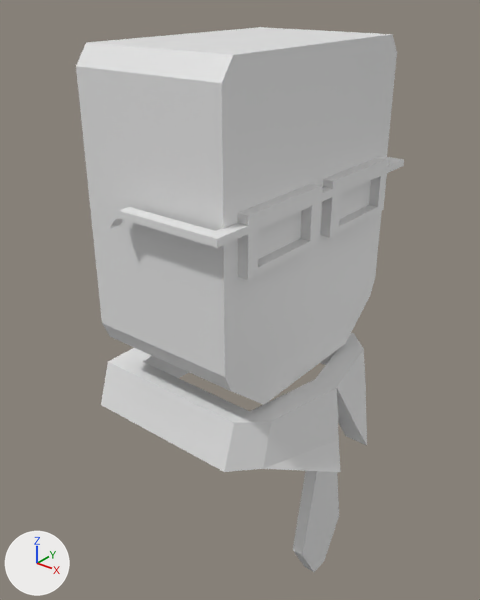
Before and after pictures for a commit that changed the FBX model Assets/Models/Characters/HeadEnterprenuer.fbx.
Rendered twice from a camera (50 mm lens) standing at (2.41, -3.1, 2.44) and looking at (-0.05, -0.02, 0.53). The lights are fixed; the arrows at lower left show +X, +Y and +Z. Where no turn or scale is listed for an object, it has been applied to the vertices.

The older version as bpy lines, for what is in view:
```python
me_cube_001 = bpy.data.meshes.new('Cube.001')
me_cube_001.from_pydata(...)  # 20 vertices, 18 faces; spans x -0.49..0.49, y -0.82..0.82, z -0.02..1.94
me_cube_002 = bpy.data.meshes.new('Cube.002')
me_cube_002.from_pydata(...)  # 38 vertices, 42 faces; spans x -0.76..0.75, y -0.77..0.77, z -0.28..0.19
me_cube_003 = bpy.data.meshes.new('Cube.003')
me_cube_003.from_pydata(...)  # 24 vertices, 22 faces; spans x -0.052..0.052, y -0.239..0.239, z -0.945..0.534
me_cube_004 = bpy.data.meshes.new('Cube.004')
me_cube_004.from_pydata(...)  # 112 vertices, 110 faces; spans x -0.57..0.18, y -0.94..0.94, z -0.2..0.14
ob_cube = bpy.data.objects.new('Cube', me_cube_001)
ob_cube.location = (0.0, 0.0, 0.204)
ob_cube_001 = bpy.data.objects.new('Cube.001', me_cube_002)
ob_cube_001.location = (0.11, 0.0, -0.042)
ob_cube_002 = bpy.data.objects.new('Cube.002', me_cube_003)
ob_cube_002.location = (0.628, 0.0, -0.461)
ob_cube_003 = bpy.data.objects.new('Cube.003', me_cube_004)
ob_cube_003.location = (0.37, 0.0, 1.282)
```
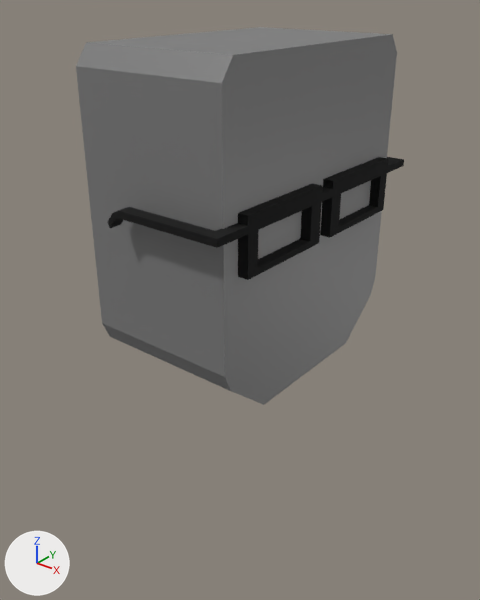
Pixel boxes (x1, y1, x2, y2) of what changed, in the pictures (480 x 600 px):
'Cube', recoloured: (76, 27, 397, 405) in both
'Cube.001', deleted: before (101, 333, 367, 472)
'Cube.003', recoloured (grey to black): (108, 157, 404, 280) in both
'Cube.002', deleted: before (293, 413, 339, 572)

Edits to the bpy script that builds the scene:
```text
Add mat_grayhead:
    mat_grayhead = principled_material('grayHead')
    mat_grayhead.base_color = (0.196, 0.196, 0.196)  # grey #7a7a7a
Add mat_glasses:
    mat_glasses = principled_material('glasses')
    mat_glasses.base_color = (0.0, 0.0, 0.0)  # black #000000
    mat_glasses.roughness = 1.0
Change me_cube_004:
    where me_cube_004.from_pydata(...)  # 112 vertices, 110 faces; spans x -0.57..0.18, y -0.94..0.94, z -0.2..0.14
    add me_cube_004.materials.append(mat_glasses)  # black #000000
Change me_cube_001:
    where me_cube_001.from_pydata(...)  # 20 vertices, 18 faces; spans x -0.49..0.49, y -0.82..0.82, z -0.02..1.94
    add me_cube_001.materials.append(mat_grayhead)  # grey #7a7a7a
Remove ob_cube_001:
    ob_cube_001 = bpy.data.objects.new('Cube.001', me_cube_002)
    ob_cube_001.location = (0.11, 0.0, -0.042)
Remove ob_cube_002:
    ob_cube_002 = bpy.data.objects.new('Cube.002', me_cube_003)
    ob_cube_002.location = (0.628, 0.0, -0.461)
```
